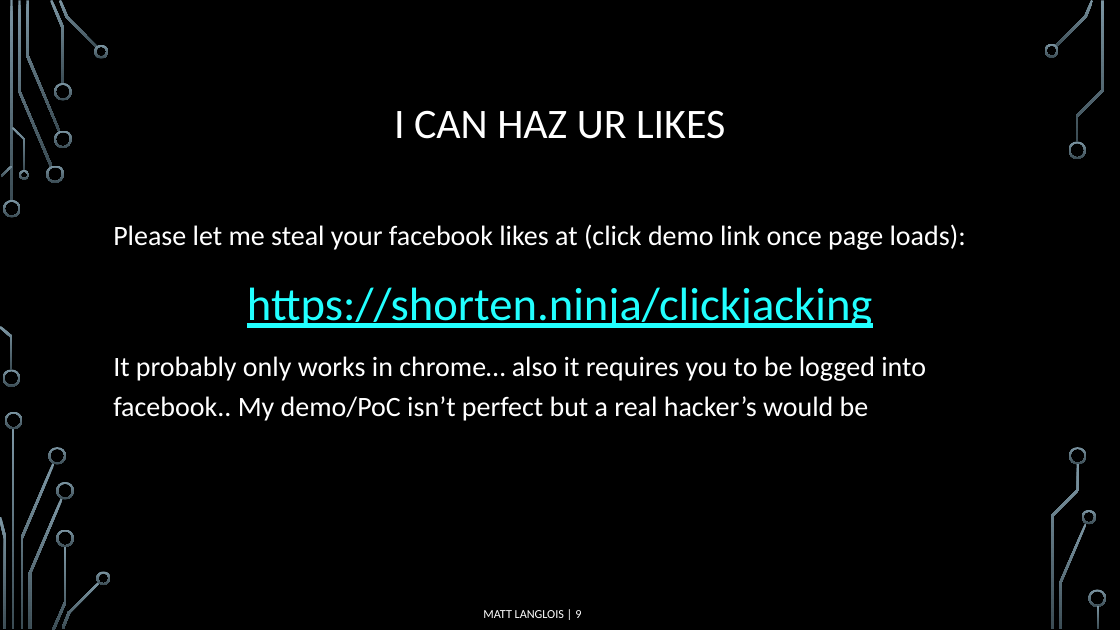
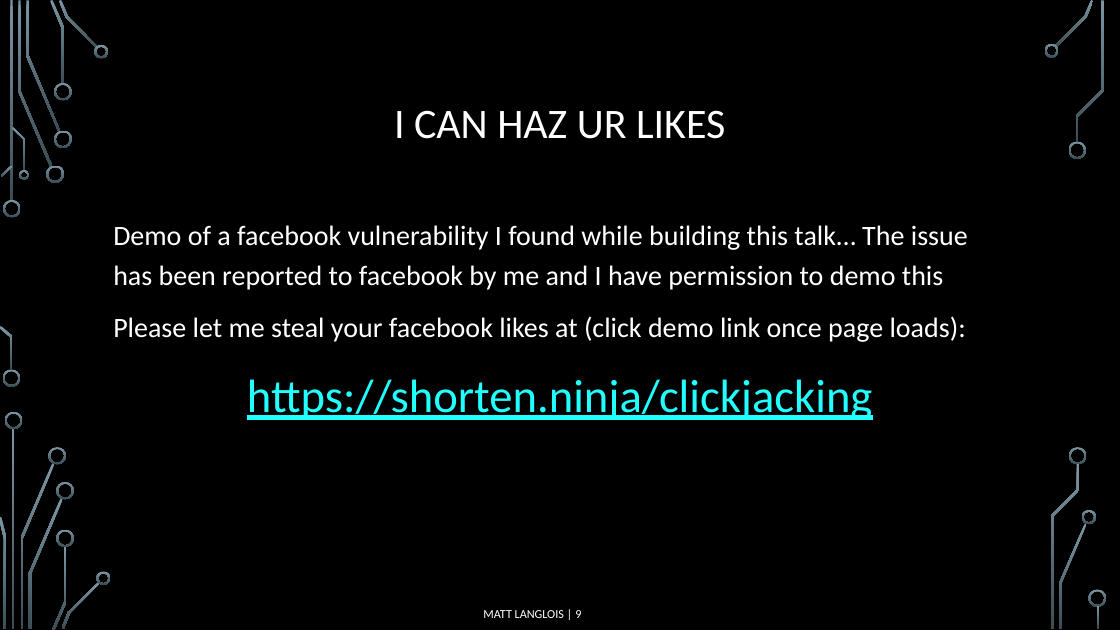
Before and after one commit to fletchto99/security-talks, a slide deck: slide 9 of clickjacking/presentation.pptx. Drawn at 1120x630 pixels with LibreOffice and Linux fonts; fonts in the diff are those of the drawing; background and template pictures are left out. Boxes give left, top, right and bottom in pixels: in the first picture for what was removed or moved away, otherwise in the second. Text is boxed around its words. In the diff, an @@ line names an element or a change of style, - is before the commit and + after.

```diff
--- a/clickjacking/presentation.pptx
+++ b/clickjacking/presentation.pptx
@@ text at <box>113,225,968,290</box>: paragraph added @@
+Demo of a facebook vulnerability I found while building this talk… The issue has been reported to facebook by me and I have permission to demo this
@@ text at <box>113,356,926,421</box>: paragraph removed @@
-It probably only works in chrome… also it requires you to be logged into facebook.. My demo/PoC isn’t perfect but a real hacker’s would be
```
Also in this commit, not shown: 1 other slide changed, 1 slide added, 7 other files.
